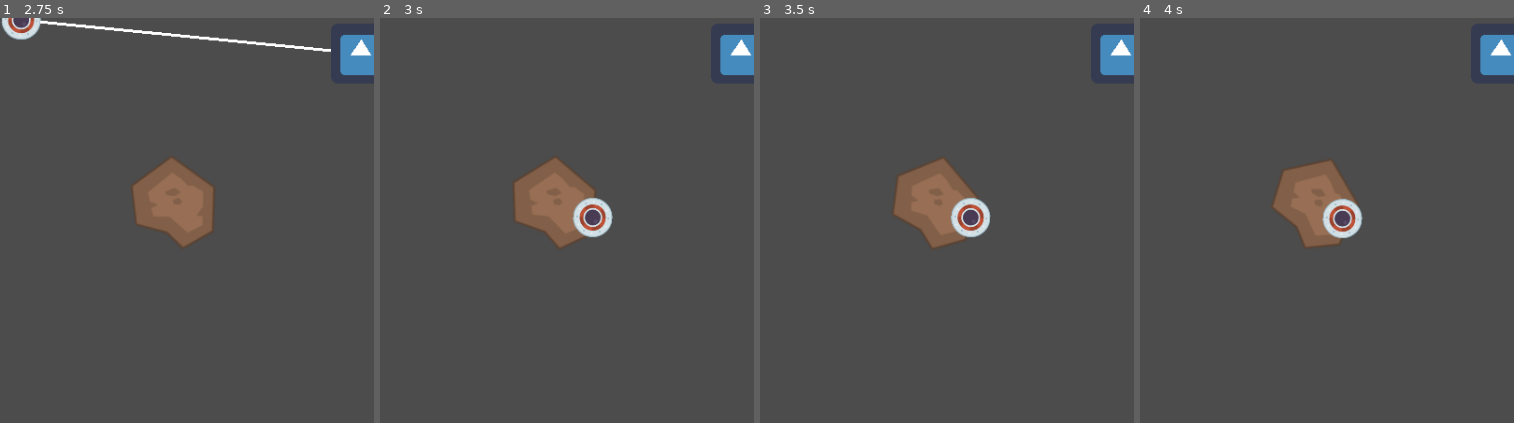
Above: before the commit, frames 1-4 (left to right).
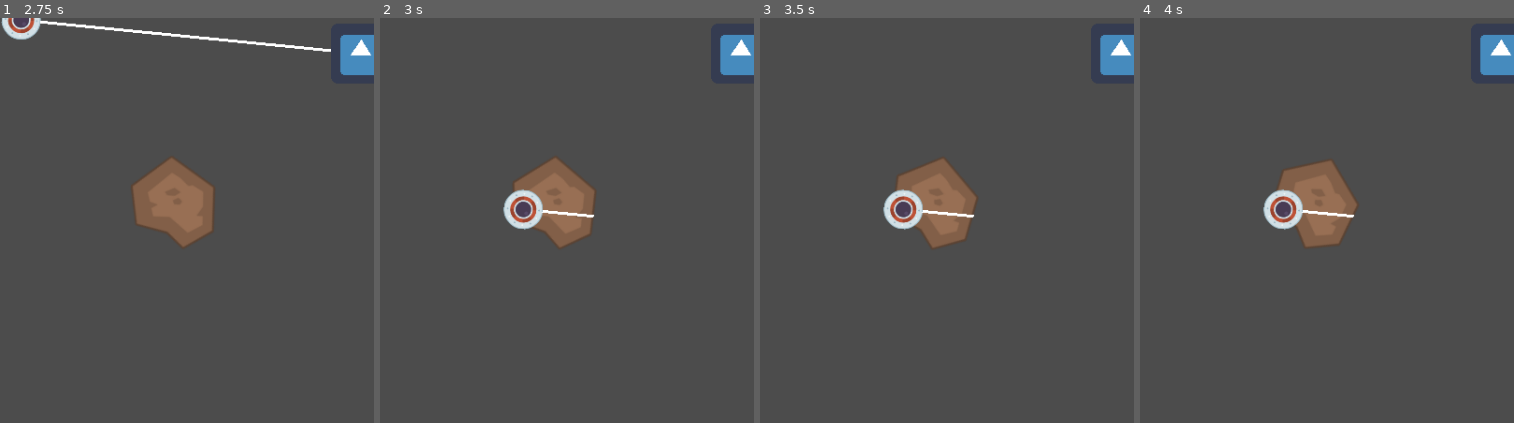
Above: after the commit, the same moments.

Repository: brendankhoury/To-the-moon-and-hack
Game: Godot game, scene res://Src/PauseScene.tscn
Same seed, same stepped clock (60 frames per second), same inputs: the game is played once before the commit and once after it. This scene is started directly instead of the project's main scene. The engine's default icon, where the game draws it, is replaced by a stand-in: a white triangle on a blue panel in a dark square.
Inputs (mouse positions are in pixels of both pictures, inside the frame that each line leads up to):
- Up to frame 1 (2.75 s): click (359, 54) at 0.5 s; click (359, 54) at 1.25 s; click (359, 54) at 2 s
- Up to frame 2 (3 s): tap Enter at 2.75 s; move the mouse to (649, 378) at 2.77 s; hold Space (tap) from 2.78 s (still down)
- Up to frame 3 (3.5 s): keep holding Space (tap)
- Up to frame 4 (4 s): move the mouse to (outside the picture) at 3.52 s; release Space (tap) at 3.53 s; tap Space (tap) at 3.6 s

Frame 1 is identical in both runs. In frame 2, 1.7% of the frame differs, in the area x 32-63%, y 42-55%; in frame 3, 1.7%; in frame 4, 1.7%, in the area x 32-60%, y 42-55%.
Error after the commit: Attempt to call function 'start' in base 'null instance' on a null instance. (res://Src/Actors/Player.gd:100)

Commit message:
diebox start

Diff:
--- a/Src/Actors/Player.gd
+++ b/Src/Actors/Player.gd
@@ -96,6 +96,8 @@
 			#consider dissabling the raycast for performance purposes
 			is_grappling = false
 	elif grapple_collided:
+		var scoretimer = get_parent().get_parent().get_node("Timer")
+		scoretimer.start()
 		global_collision_point = asteroid.to_global(collision_point)
 
 		grapple_length = raycast.global_position.distance_to(global_collision_point)
@@ -122,3 +124,12 @@
 	node.get_parent().remove_child(node) # error here
 	asteroid.add_child(node)
 	set_global_position(previous_global_position)
+
+var score : int = 0
+func _on_Timer_timeout():
+	score = score + 1
+	print(score)
+	get_parent().get_parent().get_node("Node2D").get_node("Label").text = "Score: " + str(score)
+
+func _on_VisibilityNotifier2D_screen_exited():
+	queue_free()
--- a/Src/Main.tscn
+++ b/Src/Main.tscn
@@ -22,11 +22,6 @@
 0/shapes = [  ]
 0/z_index = 0
 
-[sub_resource type="Curve2D" id=2]
-_data = {
-"points": PoolVector2Array( 0, 0, 0, 0, -144, -456, 0, 0, 0, 0, 200, -456 )
-}
-
 [sub_resource type="GDScript" id=3]
 script/source = "extends TextureButton
 
@@ -48,9 +43,17 @@
 	pass # Replace with function body.
 "
 
+[sub_resource type="Curve2D" id=2]
+_data = {
+"points": PoolVector2Array( 0, 0, 0, 0, -144, -456, 0, 0, 0, 0, 200, -456 )
+}
+
 [sub_resource type="SegmentShape2D" id=4]
 a = Vector2( 88, -248 )
 b = Vector2( 96, 680 )
+
+[sub_resource type="RectangleShape2D" id=5]
+extents = Vector2( 544, 144 )
 
 [node name="Node2D" type="Node2D"]
 position = Vector2( 161.635, 419.801 )
@@ -63,6 +66,31 @@
 cell_size = Vector2( 256, 256 )
 format = 1
 tile_data = PoolIntArray( -65537, 0, 0, -131072, 0, 0, -1, 0, 0, -65536, 0, 0, 65535, 0, 0, 0, 0, 0, 131071, 0, 0, 65536, 0, 0 )
+
+[node name="Node2D" type="Node2D" parent="."]
+z_index = 1
+
+[node name="TextureButton" type="TextureButton" parent="Node2D"]
+pause_mode = 2
+margin_left = 158.365
+margin_top = -403.801
+margin_right = 222.365
+margin_bottom = -339.801
+texture_normal = ExtResource( 4 )
+script = SubResource( 3 )
+__meta__ = {
+"_edit_use_anchors_": false
+}
+
+[node name="Label" type="Label" parent="Node2D"]
+margin_left = -137.635
+margin_top = -395.801
+margin_right = -86.635
+margin_bottom = -381.801
+text = "Score: 0"
+__meta__ = {
+"_edit_use_anchors_": false
+}
 
 [node name="Asteroid" parent="." instance=ExtResource( 1 )]
 position = Vector2( -82.8822, -303.322 )
@@ -80,24 +108,12 @@
 curve = SubResource( 2 )
 
 [node name="AsteroidSpawnLocation" type="PathFollow2D" parent="AsteroidPath"]
-position = Vector2( -160, -456 )
-rotation = -7.75955e-06
+position = Vector2( -144, -456 )
+rotation = -7.77236e-06
 
 [node name="AsteroidSpawnTimer" type="Timer" parent="."]
 wait_time = 3.134
 autostart = true
-
-[node name="TextureButton" type="TextureButton" parent="."]
-pause_mode = 2
-margin_left = 158.365
-margin_top = -403.801
-margin_right = 222.365
-margin_bottom = -339.801
-texture_normal = ExtResource( 4 )
-script = SubResource( 3 )
-__meta__ = {
-"_edit_use_anchors_": false
-}
 
 [node name="StaticBody2D" type="StaticBody2D" parent="."]
 collision_layer = 4
@@ -110,6 +126,18 @@
 [node name="CollisionShape2D2" type="CollisionShape2D" parent="StaticBody2D"]
 position = Vector2( 150.365, -243.801 )
 shape = SubResource( 4 )
+
+[node name="CanvasModulate" type="CanvasModulate" parent="."]
+
+[node name="Timer" type="Timer" parent="."]
+wait_time = 0.01
+
+[node name="StaticBody2D2" type="StaticBody2D" parent="."]
+
+[node name="CollisionShape2D" type="CollisionShape2D" parent="StaticBody2D2"]
+position = Vector2( 30.365, 636.199 )
+shape = SubResource( 5 )
+[connection signal="button_down" from="Node2D/TextureButton" to="Node2D/TextureButton" method="_on_TextureButton_button_down"]
+[connection signal="button_up" from="Node2D/TextureButton" to="Node2D/TextureButton" method="_on_TextureButton_button_up"]
 [connection signal="timeout" from="AsteroidSpawnTimer" to="." method="_on_AsteroidSpawnTimer_timeout"]
-[connection signal="button_down" from="TextureButton" to="TextureButton" method="_on_TextureButton_button_down"]
-[connection signal="button_up" from="TextureButton" to="TextureButton" method="_on_TextureButton_button_up"]
+[connection signal="timeout" from="Timer" to="StartAstroid/Player" method="_on_Timer_timeout"]
--- a/project.godot
+++ b/project.godot
@@ -37,6 +37,8 @@
 
 2d_physics/layer_1="Player"
 2d_physics/layer_2="Asteroids"
+2d_physics/layer_3="wall"
+2d_physics/layer_4="diebox"
 
 [rendering]
 
Not shown: 1 places in Src/Main.tscn that only renumber resources
